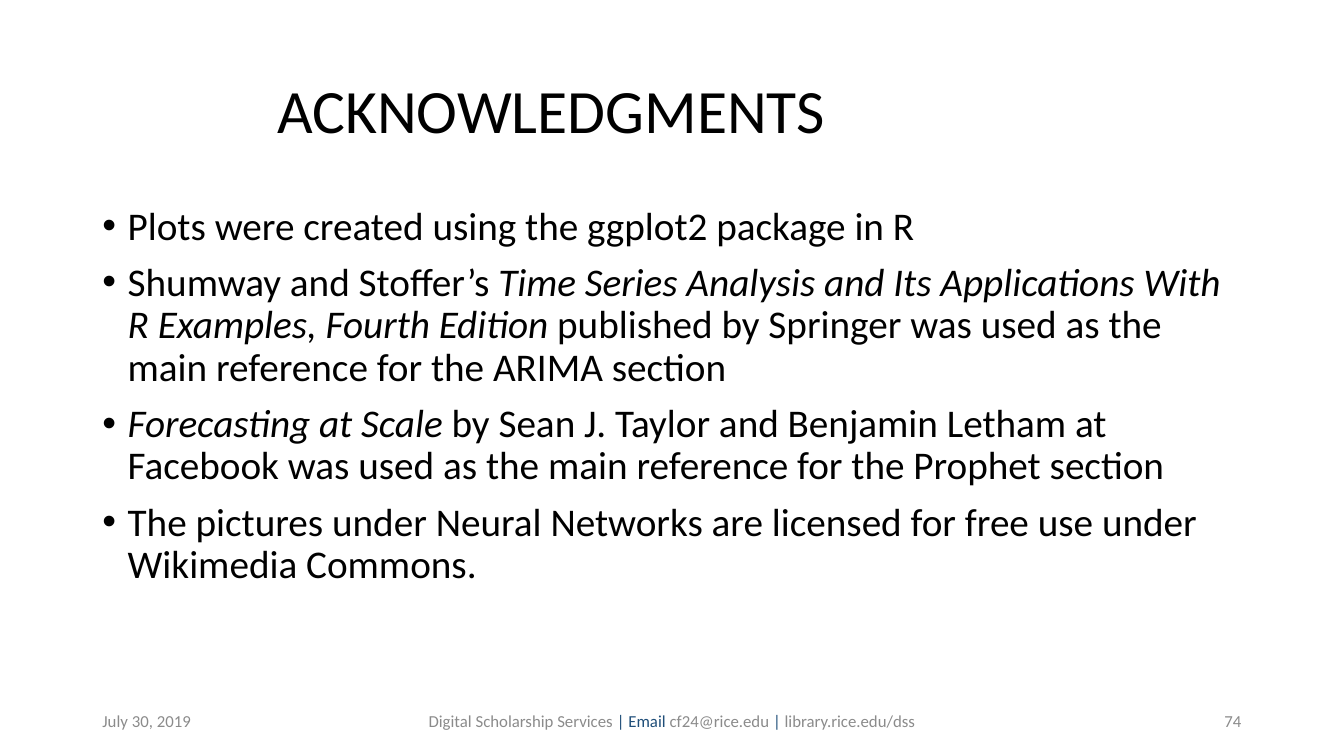
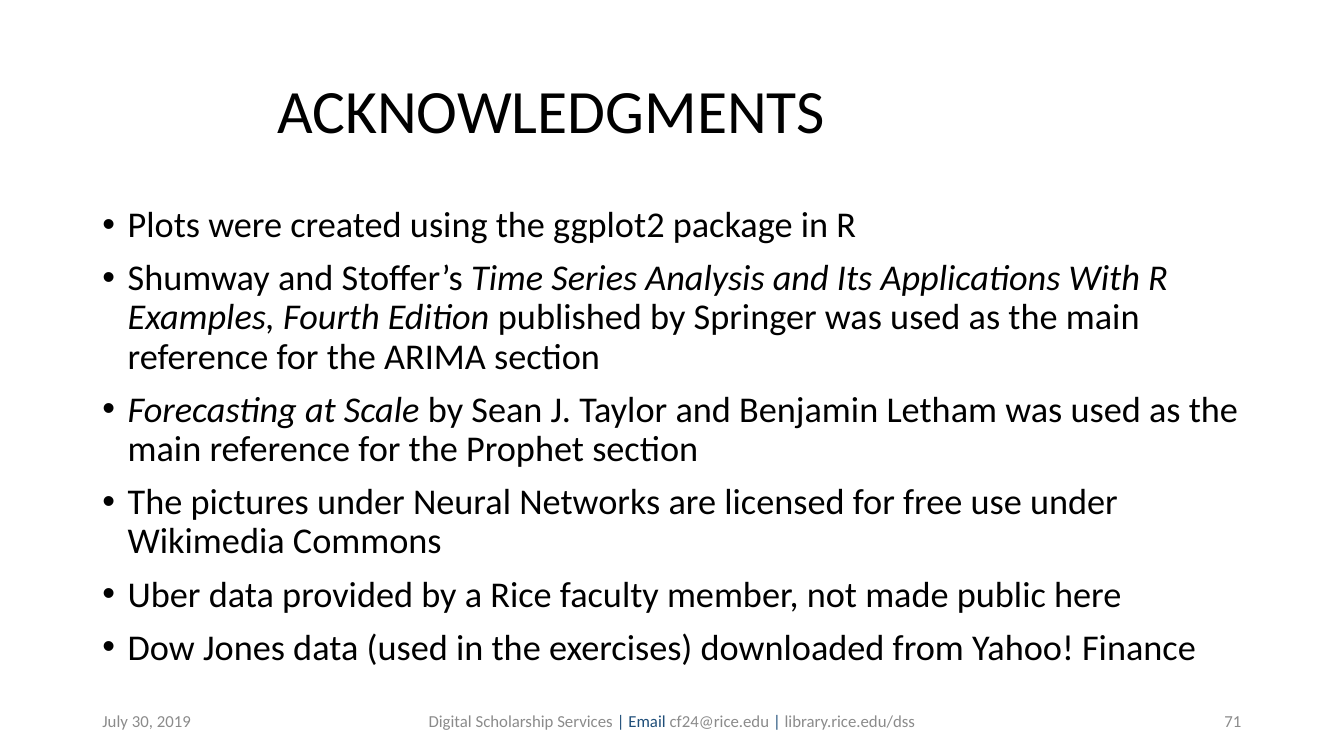
Before and after one commit to bakitybacon/rice-data-and-donuts, a slide deck: slide 71 of tsa/Introduction to Time Series Analysis.pptx (slide 74 before the commit). Drawn at 1344x756 pixels with LibreOffice and Linux fonts; fonts in the diff are those of the drawing; background and template pictures are left out. Boxes give left, top, right and bottom in pixels: in the first picture for what was removed or moved away, otherwise in the second. Text is boxed around its words. In the diff, an @@ line names an element or a change of style, - is before the commit and + after.

Commit message:
updated ppt with ma and lstm pictures

```diff
--- a/tsa/Introduction to Time Series Analysis.pptx
+++ b/tsa/Introduction to Time Series Analysis.pptx
@@ text at box(128, 211, 1168, 370): size 28 to 25.9 pt in "Plots were created using the ggplot2 package ...", "Shumway and Stoffer’s Time Series Analysis and ..." @@
@@ text at box(128, 396, 1238, 665): text changed; size 28 to 25.9 pt @@
-• Forecasting at Scale by Sean J. Taylor and Benjamin Letham at Facebook was used as the main reference for the Prophet section
-• The pictures under Neural Networks are licensed for free use under Wikimedia Commons.
+• Forecasting at Scale by Sean J. Taylor and Benjamin Letham was used as the main reference for the Prophet section
+• The pictures under Neural Networks are licensed for free use under Wikimedia Commons
+• Uber data provided by a Rice faculty member, not made public here
+• Dow Jones data (used in the exercises) downloaded from Yahoo! Finance
@@ page number at box(1224, 716, 1241, 727): text changed @@
-74
+71
```
Also in this commit, not shown: 4 other slides changed, 3 slides removed.
